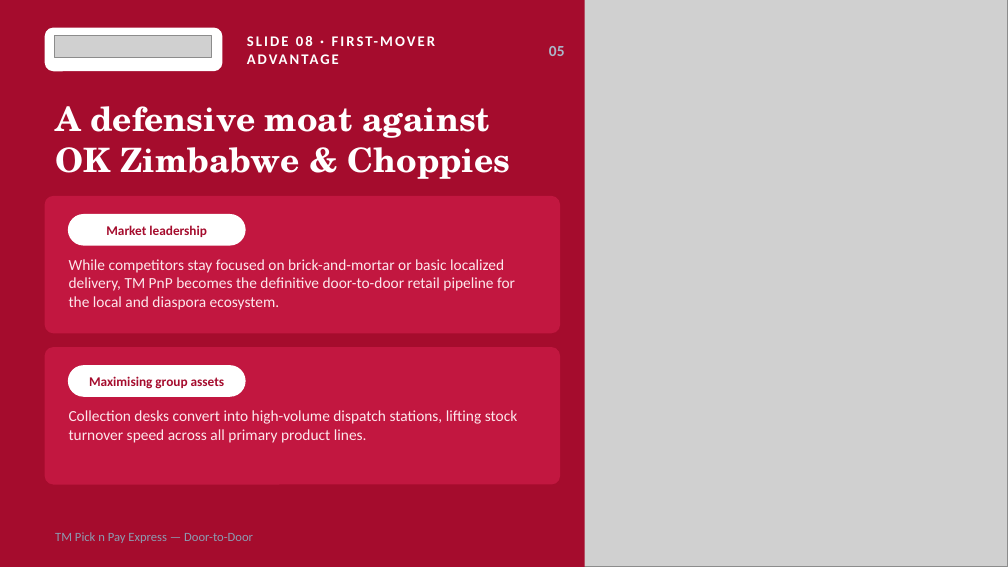
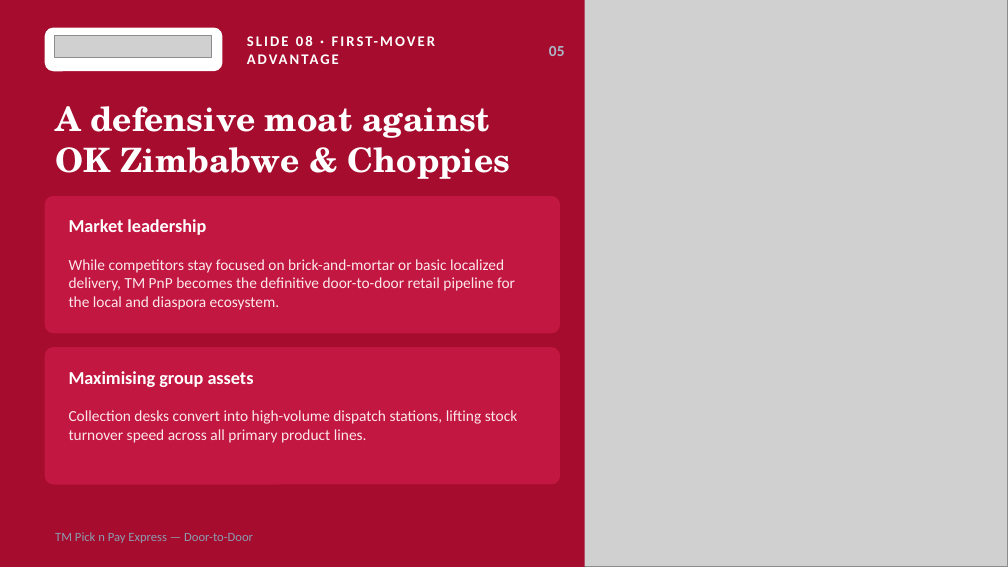
Before and after one commit to gugunyathi/tmpnp, a slide deck: slide 6 of public/TM-Pick-n-Pay-Express.pptx. Drawn at 1008x567 pixels with LibreOffice and Linux fonts; fonts in the diff are those of the drawing; grey boxes stand for pictures. Boxes give left, top, right and bottom in pixels: in the first picture for what was removed or moved away, otherwise in the second. Text is boxed around its words. In the diff, an @@ line names an element or a change of style, - is before the commit and + after.

Commit message:
Update downloadable deck files and build scripts with latest content

```diff
--- a/public/TM-Pick-n-Pay-Express.pptx
+++ b/public/TM-Pick-n-Pay-Express.pptx
@@ text "Market leadership" at bbox=[69, 219, 206, 235]: size 9.5 to 13 pt, text colour #A50C2D to #FFFFFF; alignment centre to left; vertical alignment middle to top @@
@@ rounded rectangle removed at bbox=[69, 215, 245, 245] @@
@@ text "Maximising group assets" at bbox=[69, 371, 254, 387]: size 9.5 to 13 pt, text colour #A50C2D to #FFFFFF; alignment centre to left; vertical alignment middle to top @@
@@ rounded rectangle removed at bbox=[69, 366, 245, 396] @@
```
Also in this commit, not shown: 1 other file.
